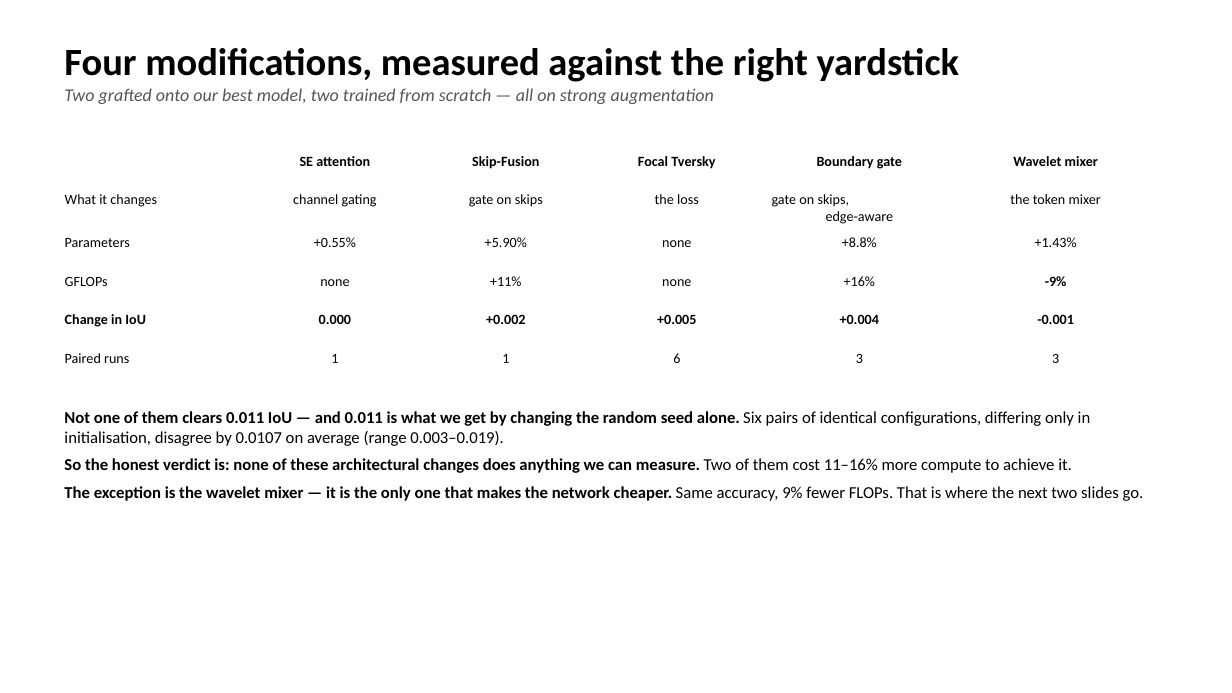
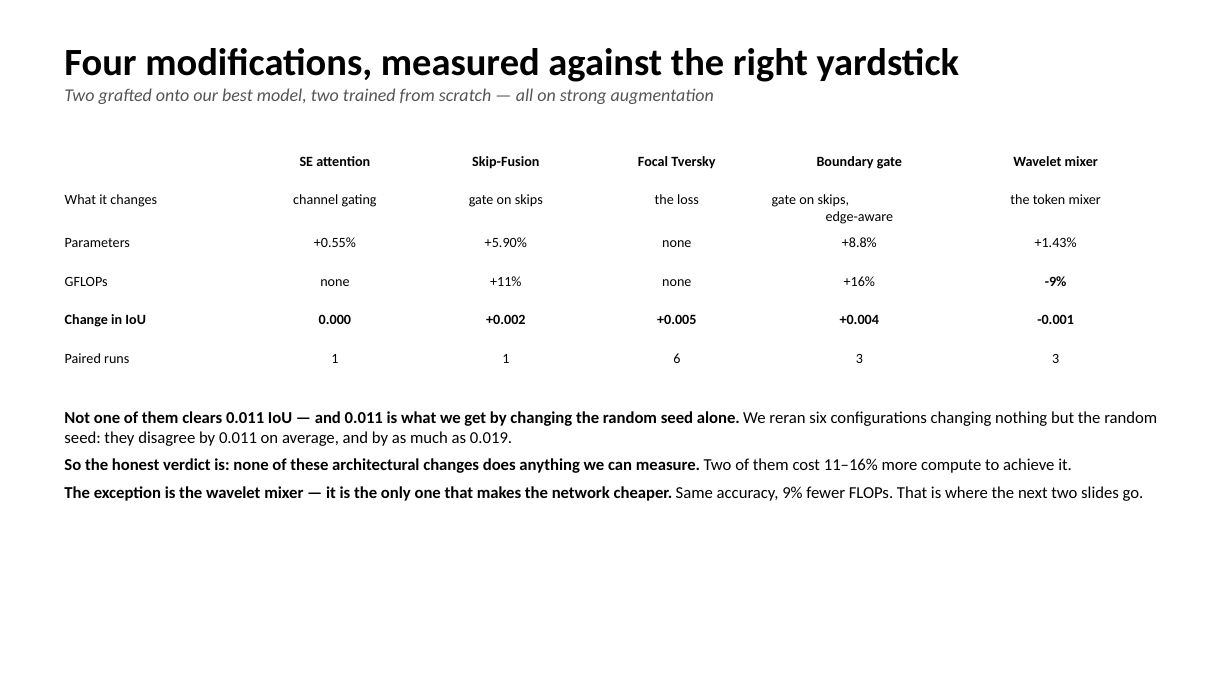
Before and after one commit to DavidShenzi/unext-project, a slide deck: slide 10 of UNeXt_presentation.pptx. Drawn at 1232x693 pixels with LibreOffice and Linux fonts; fonts in the diff are those of the drawing. Boxes give left, top, right and bottom in pixels: in the first picture for what was removed or moved away, otherwise in the second. Text is boxed around its words. In the diff, an @@ line names an element or a change of style, - is before the commit and + after.

```diff
--- a/UNeXt_presentation.pptx
+++ b/UNeXt_presentation.pptx
@@ text at box(64, 411, 1157, 446): text changed @@
-Not one of them clears 0.011 IoU — and 0.011 is what we get by changing the random seed alone. Six pairs of identical configurations, differing only in initialisation, disagree by 0.0107 on average (range 0.003–0.019).
+Not one of them clears 0.011 IoU — and 0.011 is what we get by changing the random seed alone. We reran six configurations changing nothing but the random seed: they disagree by 0.011 on average, and by as much as 0.019.
```
Also in this commit, not shown: 5 other slides changed, 2 slides added, 1 slide removed, 3 other files.
